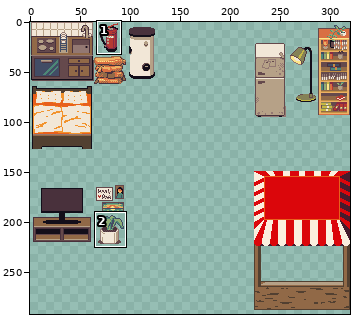
Two states of a pixel-art file, godot/res/sprites/tilesets/furniture.aseprite. The first picture is a wide view before the edit; the outline marks the close-up.
Close-up. The starting point:
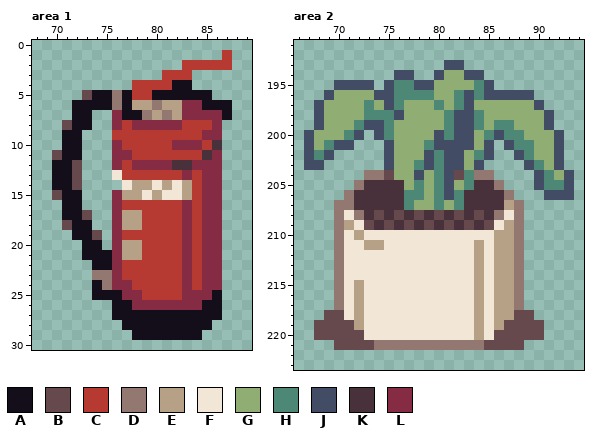
320x320 pixels, 1 frame. Shown: area 1: x 68..89, y 0..30; area 2: x 66..94, y 191..223. The wide view leaves out empty margins. The commit also changed other parts of the picture, which this record leaves out.
Palette (. is transparent): A #130e1a  B #65494c  C #b63932  D #937872  E #b6a187  F #f2e7d7  G #90ad74  H #4d8776  J #424c65  K #49313c  L #852b44
Now the later version:
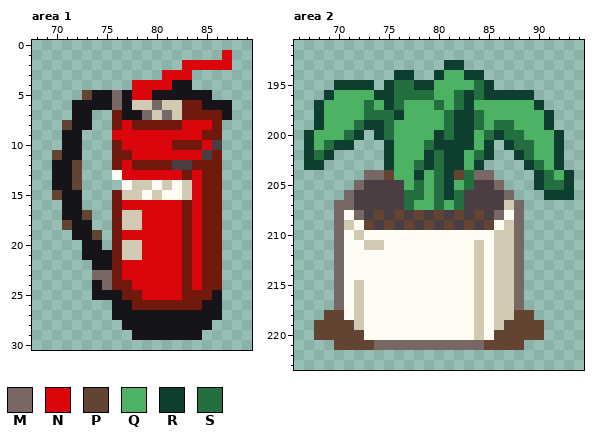
Colours new in this view: M #776865  N #db060b  P #634432  Q #4db264  R #0d3e2f  S #246f40
Changes in this commit:
colour A: #130e1a -> #161419
colour E: #b6a187 -> #d2c9b3
colour F: #f2e7d7 -> #fffcf4
colour K: #49313c -> #4b3d44
colour L: #852b44 -> #71190d
Area 1, layer "Layer":
y 1: x 87 C -> N
y 2: x 83..87 CCCCC -> NNNNN
y 3: x 81..83 CCC -> NNN
y 4: x 78..81 CCCC -> NNNN
y 5: x 73 B -> P; x 76 D -> M; x 78..79 CC -> NN
y 6: x 76 D -> M; x 80 D -> M
y 7: x 79 D -> M; x 81 D -> M
y 8: x 71 B -> P; x 77 C -> N; x 83..85 CCC -> NNN
y 9: x 76..84 CCCCCCCCC -> NNNNNNNNN
y 10: x 77..81 CCCCC -> NNNNN; x 85 C -> N
y 11: x 70 B -> P; x 78..84 CCCCCCC -> NNNNNNN
y 12: x 72 B -> P; x 77 C -> N
y 13: x 72 B -> P; x 77..82 CCCCCC -> NNNNNN; x 84 C -> N
y 14: x 72 B -> P; x 84 C -> N
y 15: x 70 B -> P; x 84 C -> N
y 16: x 77..82 CCCCCC -> NNNNNN; x 84 C -> N
y 17: x 73 B -> P; x 79..82 CCCC -> NNNN; x 84 C -> N
y 18: x 71 B -> P; x 79..82 CCCC -> NNNN; x 84 C -> N
y 19: x 74 B -> P; x 77..82 CCCCCC -> NNNNNN; x 84 C -> N
y 20..21: x 79..82 CCCC -> NNNN; x 84 C -> N
y 22: x 77..82 CCCCCC -> NNNNNN; x 84 C -> N
y 23: x 74..75 DD -> MM; x 77..82 CCCCCC -> NNNNNN; x 84 C -> N
y 24: x 75 D -> M; x 78..82 CCCCC -> NNNNN; x 84 C -> N
y 25: x 79..82 CCCC -> NNNN
Area 2, layer "Layer":
y 193: x 81..82 JJ -> RR
y 194: x 76..77 JJ -> RR; x 80..84 JGGJJ -> RQQRR
y 195: x 70..73 JJJJ -> RRRR; x 75..85 JHHJJGGGGHJ -> RSSRRQQQQSR
y 196: x 69..89 JGGGGJJHHHHGGHJHJJJJJ -> RQQQQRRSSSSQQSRSRRRRR
y 197: x 68..90 JGGGGHGJHGGGHGHJGGGGGGJ -> RQQQQSQRSQQQSQSRQQQQQQR
y 198: x 68..91 JGGGGHHHJGGGGHJJHGGGGGGJ -> RQQQQSSSRQQQQSRRSQQQQQQR
y 199: x 68..91 JGGGHJJHGGGGGHJJHGHHGGGJ -> RQQQSRRSQQQQQSRRSQSSQQQR
y 200: x 67..72 JGGGHJ -> RQQQSR; x 74..92 JHGGGGJHJJGHJHHGGGJ -> RSQQQQRSRRQSRSSQQQR
y 201: x 67..71 JGHJJ -> RQSRR; x 75..85 JGGGHJJJJGJ -> RQQQSRRRRQR; x 87..92 JHHGGJ -> RSSQQR
y 202: x 67..69 JHJ -> RSR; x 75..85 JGGGJHJJGHJ -> RQQQRSRRQSR; x 88..92 JHGGJ -> RSQQR
y 203: x 67..68 JJ -> RR; x 75..84 JGGHJHJJGJ -> RQQSRSRRQR; x 89..92 JHGJ -> RSQR
y 204: x 73..85 DDBGGJGHJBHDD -> MMPQQRQSRPSMM; x 90..93 JHGJ -> RSQR
y 205: x 72 D -> M; x 77..83 GHGHJGH -> QSQSRQS; x 86 D -> M; x 90..93 JHHJ -> RSSR
y 206: x 71 D -> M; x 77..82 HHGHJH -> SSQSRS; x 87 D -> M; x 91..93 JJJ -> RRR
y 207: x 70..71 DD -> MM; x 77..82 HGGHGH -> SQQSQS; x 88 D -> M
y 208: x 70 D -> M; x 72 D -> M; x 74 B -> P; x 76 B -> P; x 78 B -> P; x 80 B -> P; x 82 B -> P; x 84 B -> P; x 86 D -> M; x 88 D -> M
y 209: x 70 D -> M; x 73 B -> P; x 75 B -> P; x 77 B -> P; x 79 B -> P; x 81 B -> P; x 83 B -> P; x 85 B -> P; x 88 D -> M
y 210..217: x 70 D -> M; x 88 D -> M
y 218: x 69..70 BB -> PP; x 88..89 BB -> PP
y 219: x 68..71 BBBB -> PPPP; x 87..90 BBBB -> PPPP
y 220: x 68..72 BBBBB -> PPPPP; x 86..90 BBBBB -> PPPPP
y 221: x 70..88 BBBBDDDDDDDDDDDBBBB -> PPPPMMMMMMMMMMMPPPP
Boxes around the changes in both close-ups, in picture pixels (x1, y1, x2, y2):
changed: (52, 50, 232, 340)
changed: (304, 60, 574, 350)
